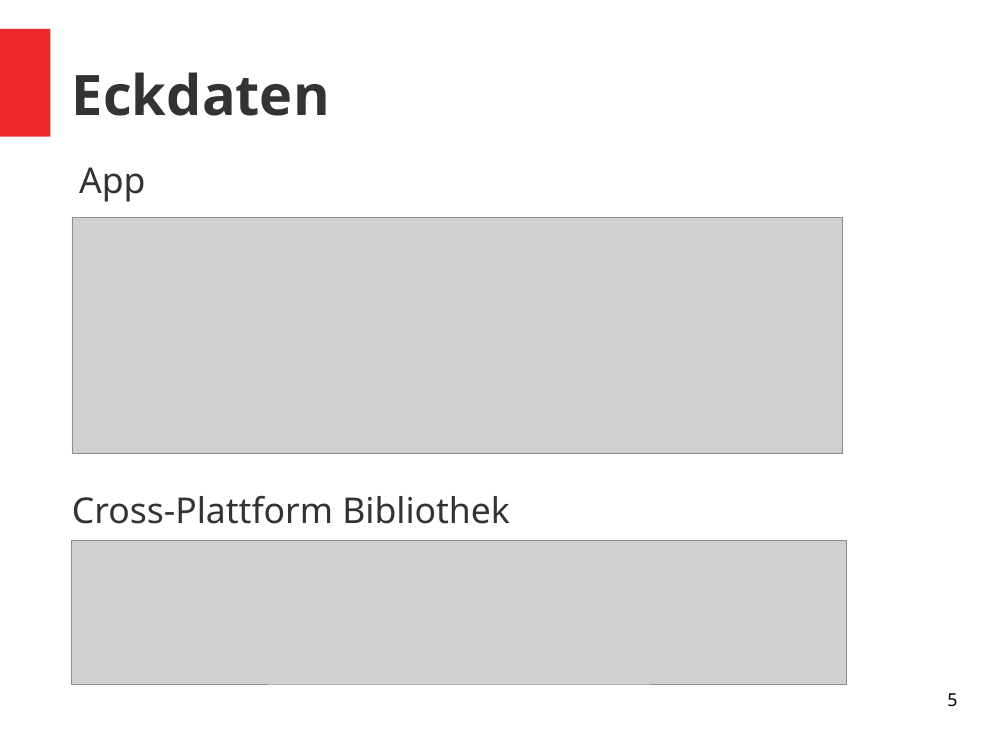
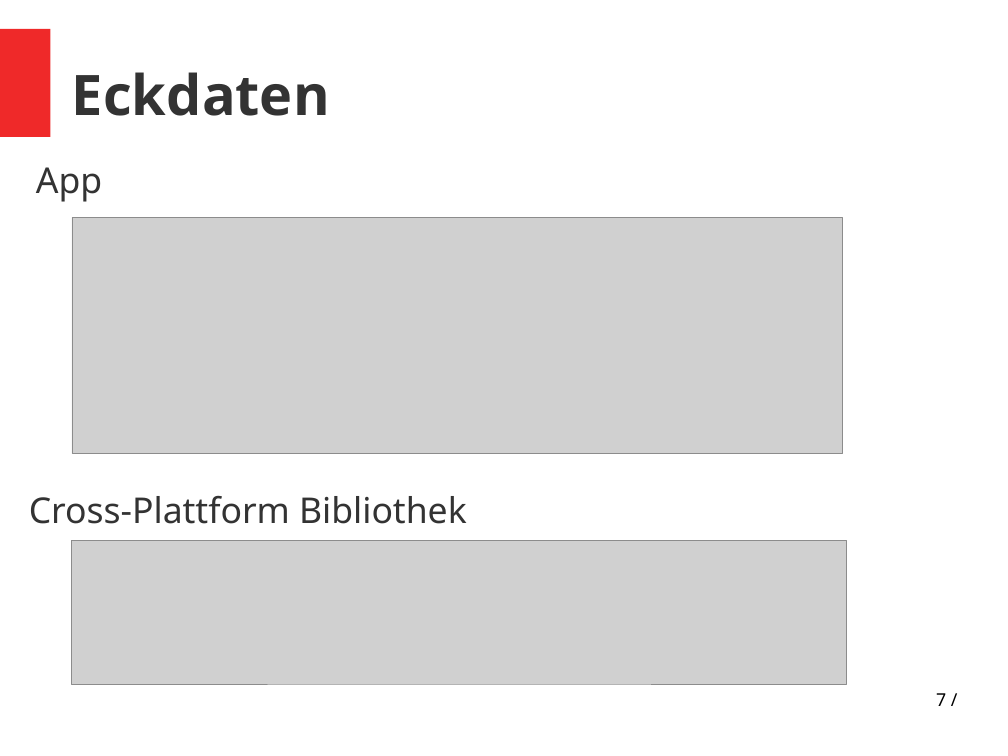
Before and after one commit to vlle1/dokumente-earablesKIT, a slide deck: slide 7 of Abschlusspräsi/Abschlusspräsi.odp (slide 5 before the commit). Drawn at 1008x756 pixels with LibreOffice and Linux fonts; fonts in the diff are those of the drawing; grey boxes stand for pictures. Boxes give left, top, right and bottom in pixels: in the first picture for what was removed or moved away, otherwise in the second. Text is boxed around its words. In the diff, an @@ line names an element or a change of style, - is before the commit and + after.

```diff
--- a/Abschlusspräsi/Abschlusspräsi.odp
+++ b/Abschlusspräsi/Abschlusspräsi.odp
@@ text "App" at [36, 167, 102, 202]: indent changed @@
@@ text "Cross-Plattform Bibliothek" at [29, 496, 467, 524]: indent changed @@
@@ page number at [936, 693, 946, 706]: text changed @@
-5
+7 /
```
Also in this commit, not shown: 10 other slides changed, 2 slides added, 1 other file.
